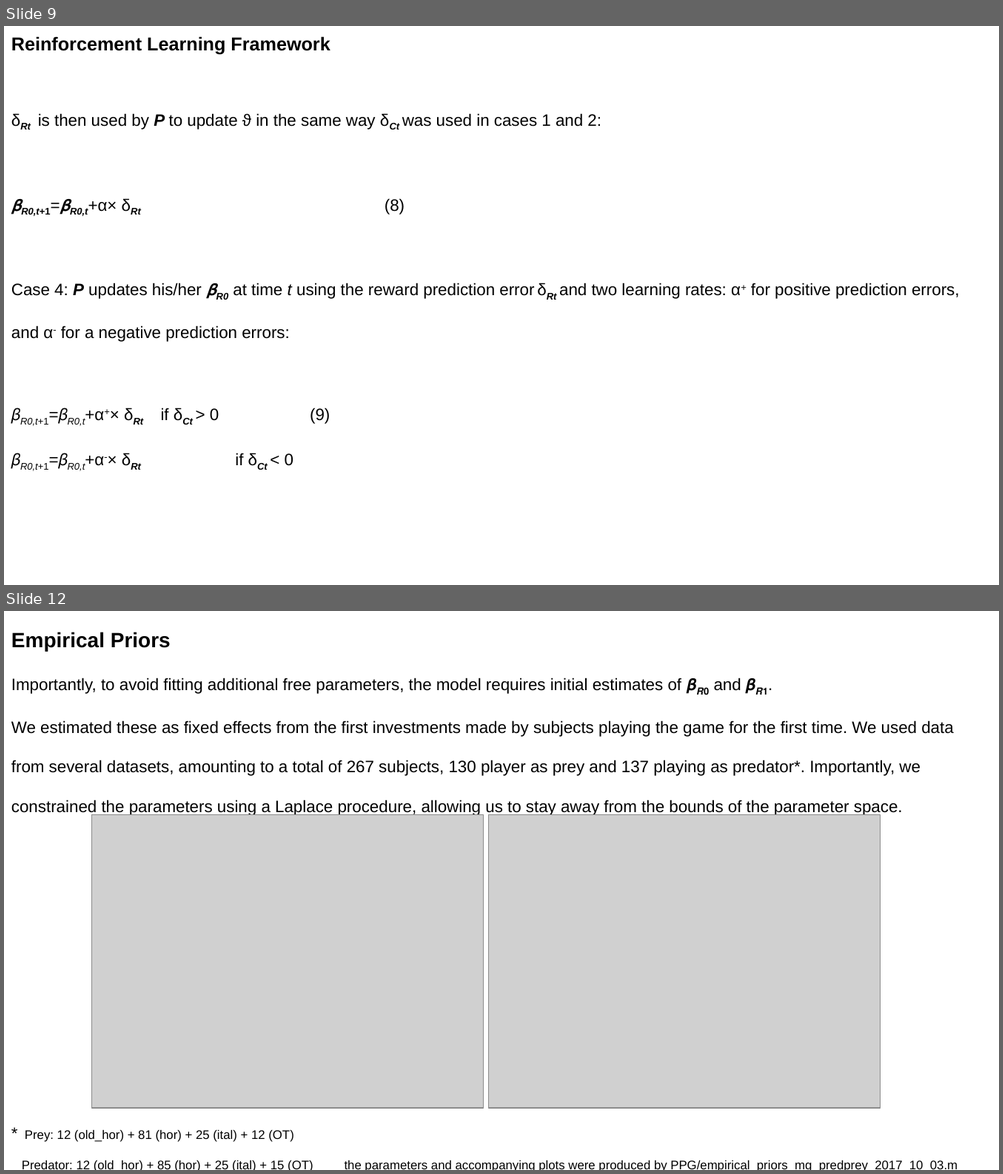
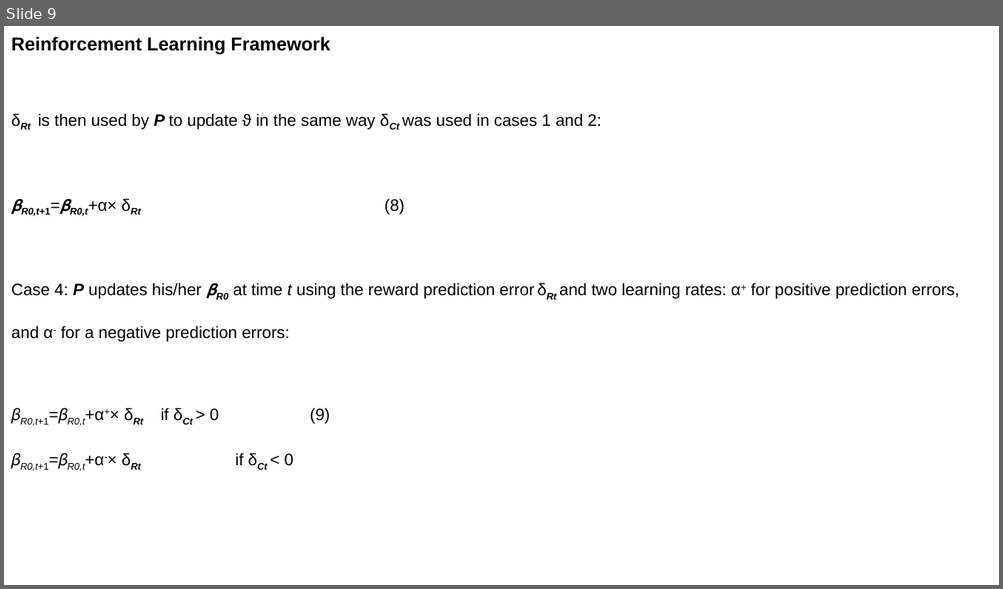
Before and after one commit to michaelrojekgiffin/RL, a slide deck: reports/Design_presentation_2017_10_27.pptx. Shown one above the other, each under a label of ours: slides 9 and 12 before the commit, slide 9 after it; the slides between them are not shown. The pictures are 1003x1174 and 1003x589 pixels, drawn with LibreOffice and Linux fonts; fonts in the diff are those of the drawing; grey boxes stand for pictures. Boxes give left, top, right and bottom in pixels: in the first picture for what was removed or moved away, otherwise in the second. Text is boxed around its words. In the diff, an @@ line names an element or a change of style, - is before the commit and + after.

Commit message:
still working on powerpoint for UG, prior est changes

```diff
--- a/reports/Design_presentation_2017_10_27.pptx
+++ b/reports/Design_presentation_2017_10_27.pptx
@@ slide 12 removed at [4, 611, 999, 1170], background #FFFFFF @@
@@ text removed at [11, 632, 953, 816] @@
-Empirical Priors
-Importantly, to avoid fitting additional free parameters, the model requires initial estimates of 𝜷𝑹𝟎 and 𝜷𝑹𝟏.
-We estimated these as fixed effects from the first investments made by subjects playing the game for the first time. We used data from several datasets, amounting to a total of 267 subjects, 130 player as prey and 137 playing as predator*. Importantly, we constrained the parameters using a Laplace procedure, allowing us to stay away from the bounds of the parameter space.
@@ picture removed at [92, 815, 484, 1108] @@
@@ picture removed at [488, 815, 880, 1108] @@
@@ text removed at [22, 1130, 957, 1170] @@
-* Prey: 12 (old_hor) + 81 (hor) + 25 (ital) + 12 (OT)
-Predator: 12 (old_hor) + 85 (hor) + 25 (ital) + 15 (OT) the parameters and accompanying plots were produced by PPG/empirical_priors_mg_predprey_2017_10_03.m
```
Also in this commit, not shown: 6 slides changed, 4 slides added, 3 other slides removed, 4 other files.
